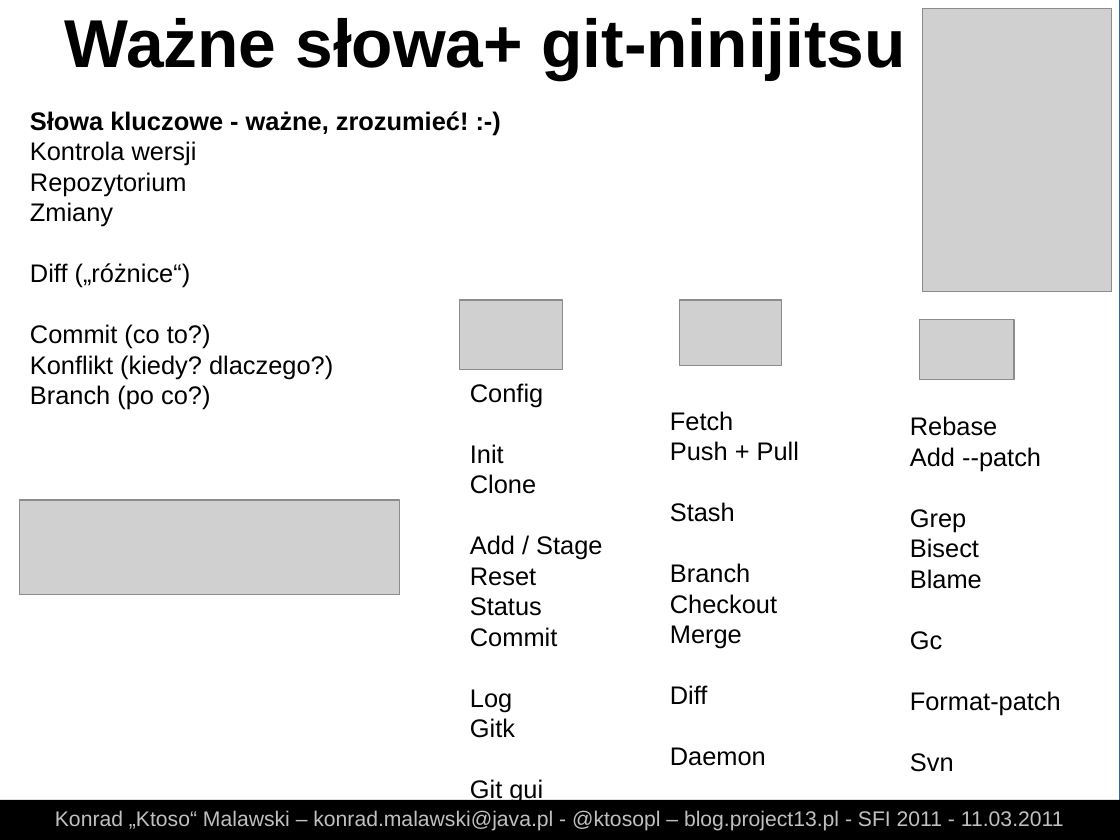
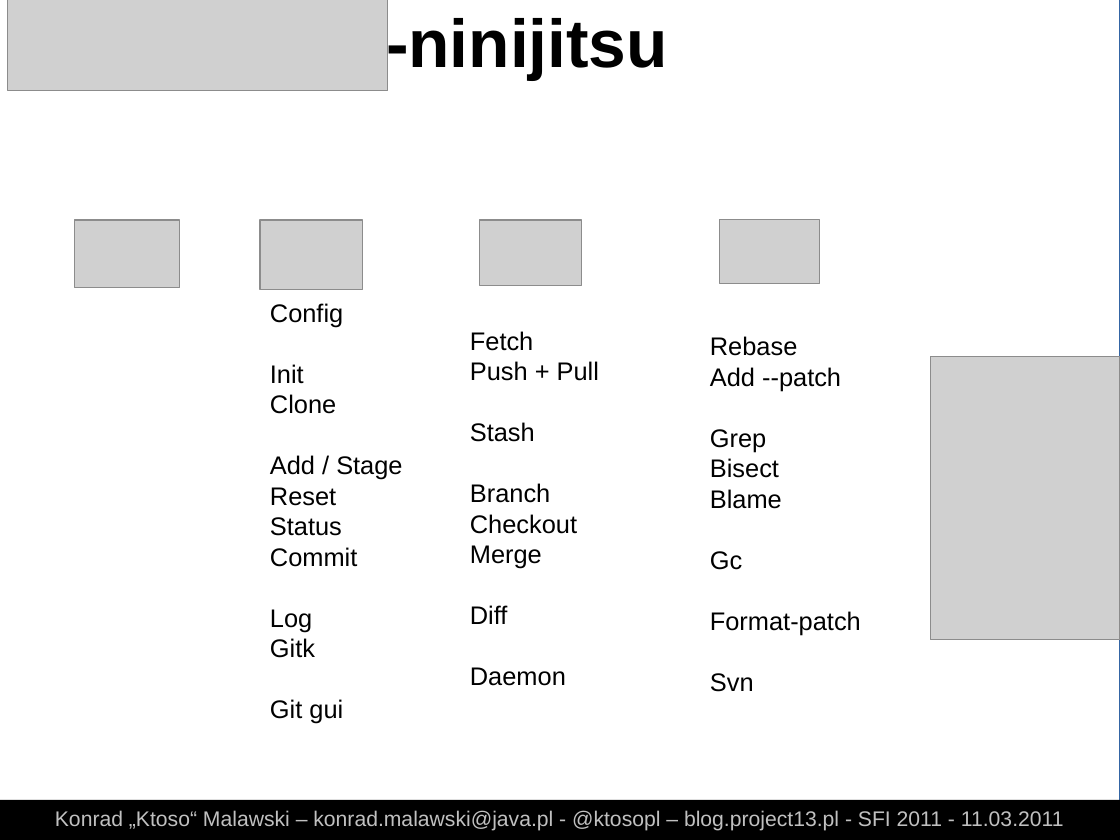
Before and after one commit to ktoso/git-presentation, a slide deck: slide 8 of slides.odp (slide 7 before the commit). Drawn at 1120x840 pixels with LibreOffice and Linux fonts; fonts in the diff are those of the drawing; grey boxes stand for pictures. Boxes give left, top, right and bottom in pixels: in the first picture for what was removed or moved away, otherwise in the second. Text is boxed around its words. In the diff, an @@ line names an element or a change of style, - is before the commit and + after.

Commit message:
+ work on more basic slides after consulting adrian + also added rebase slides, will not show this in action but only on slides I guess

```diff
--- a/slides.odp
+++ b/slides.odp
@@ picture: place and size @@
-picture at <box>923,8,1113,292</box>
+picture at <box>8,0,388,90</box>
@@ text at <box>303,13,667,80</box>: text changed @@
-Ważne słowa+ git-ninijitsu
+git-ninijitsu
@@ text removed at <box>30,111,469,410</box> @@
-Słowa kluczowe - ważne, zrozumieć! :-)
-Kontrola wersji
-Repozytorium
-Zmiany
-Diff („różnice“)
-Commit (co to?)
-Konflikt (kiedy? dlaczego?)
-Branch (po co?)
@@ picture added at <box>74,221,180,288</box> @@
@@ picture: place and size @@
-picture at <box>20,500,400,595</box>
+picture at <box>260,221,363,291</box>
@@ picture: place and size @@
-picture at <box>460,300,563,370</box>
+picture at <box>480,221,581,286</box>
@@ picture: place and size @@
-picture at <box>680,300,782,365</box>
+picture at <box>721,221,820,285</box>
@@ 3 texts: place and size @@
-3 texts at <box>470,383,1061,803</box>
+3 texts at <box>270,303,861,723</box>
@@ picture: place and size @@
-picture at <box>921,320,1015,380</box>
+picture at <box>931,357,1120,640</box>
```
Also in this commit, not shown: 2 other slides changed, 12 slides added, 16 other files.
